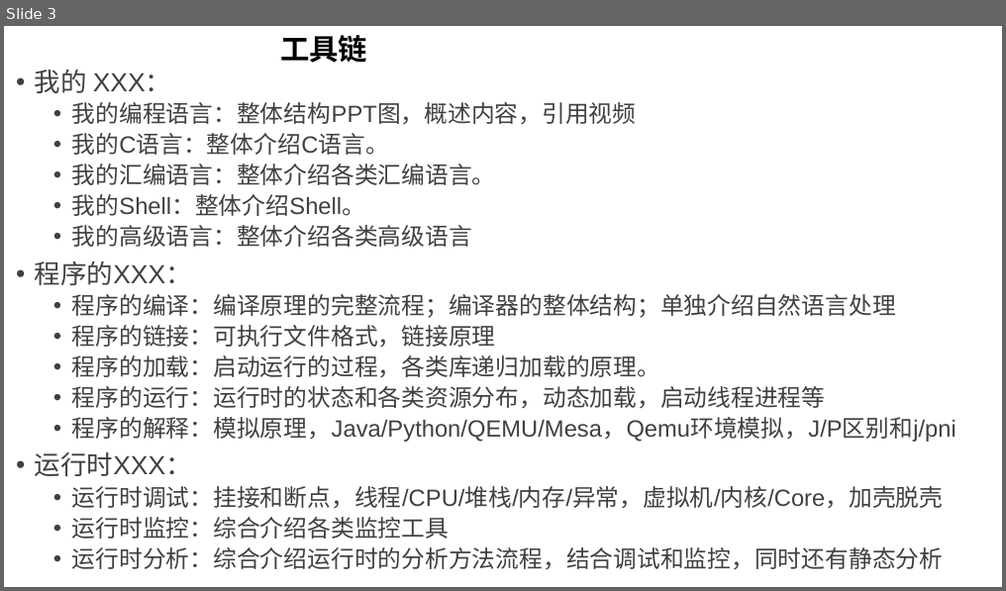
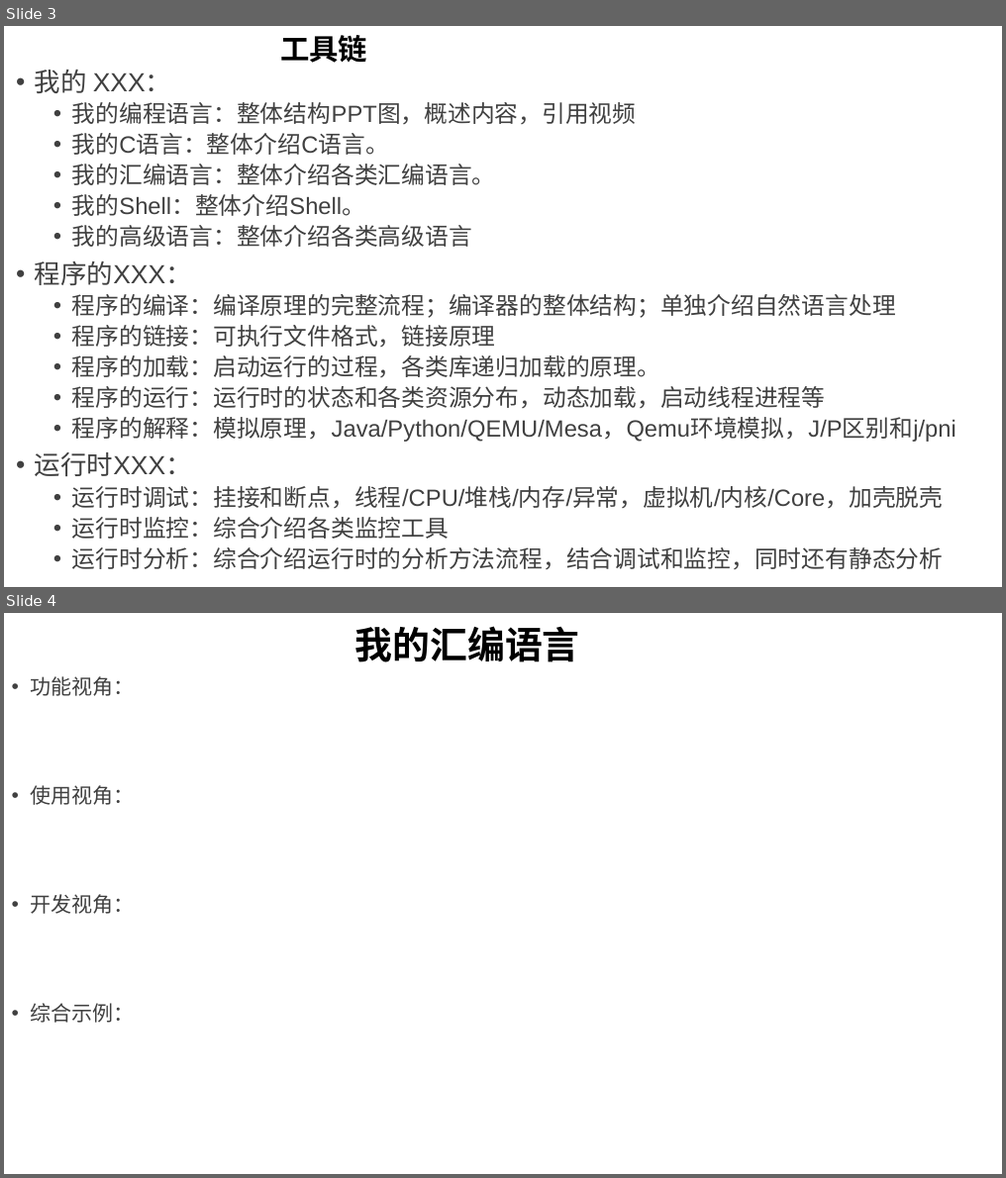
Before and after one commit to GavinKoeng/it-talks, a slide deck: it-talks.pptx. Shown one above the other, each under a label of ours: slide 3 before the commit, slides 3 and 4 after it. The pictures are 1006x591 and 1006x1178 pixels, drawn with LibreOffice and Linux fonts; fonts in the diff are those of the drawing. Boxes give left, top, right and bottom in pixels: in the first picture for what was removed or moved away, otherwise in the second. Text is boxed around its words. In the diff, an @@ line names an element or a change of style, - is before the commit and + after.

Commit message:
it-talks.pptx: Add "我的汇编语言" 视频组提纲

```diff
--- a/it-talks.pptx
+++ b/it-talks.pptx
@@ slide 4 added at [4,613,1002,1174], background #FFFFFF @@
@@ title added at [355,626,580,663], 36 pt, text #000000, bold @@
+我的汇编语言
@@ text added at [30,676,134,1023], 20 pt, text #404040 @@
+• 功能视角：
+• 使用视角：
+• 开发视角：
+• 综合示例：
```
Also in this commit, not shown: 4 other slides added.
